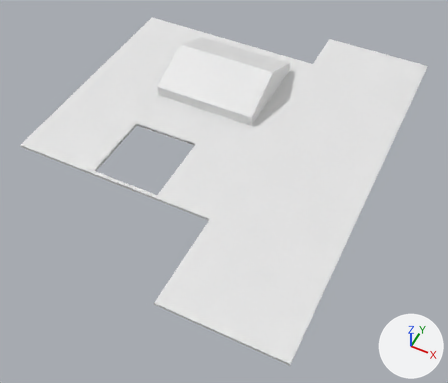
The Blender file Game 2/Assets/Blender Imports/CeilingWVault.blend: old version first, new version second.
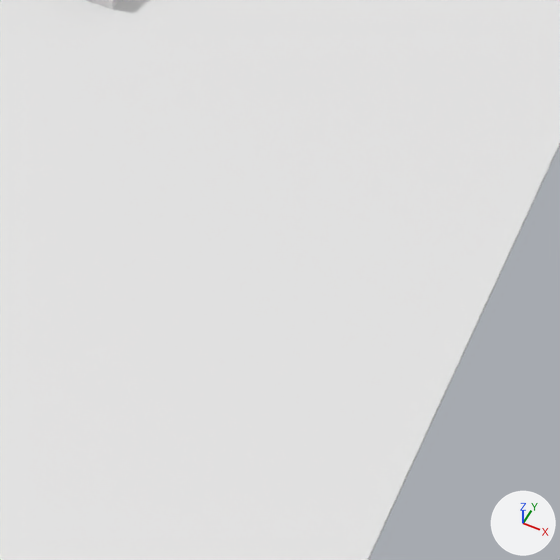
There are two pictures of each version: one whole from a camera (50 mm lens) standing at (36.6, -48.9, 51.1) and looking at (17.4, -10.4, 3.0), one close up on the part from 49% to 85% of the width and 32% to 75% of the height. The lights are fixed; the arrows at lower right show +X, +Y and +Z. The first two pictures are the older version.

Objects in the first close-up: 'CeilingForLoft'.
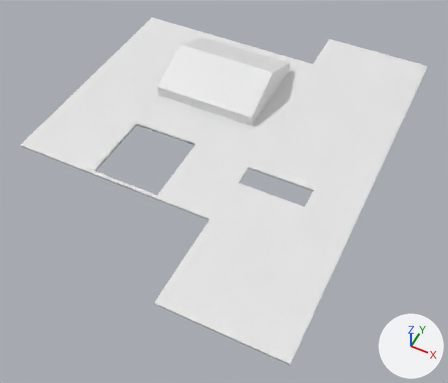
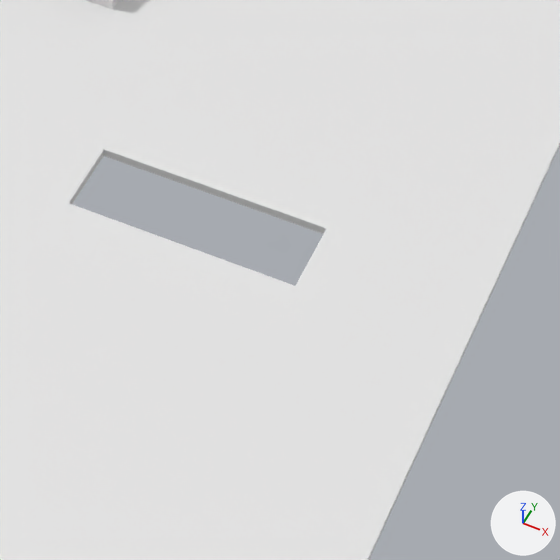
Changed parts and their boxes (x1, y1, x2, y2) in the close-ups (560 x 560 px):
part 1 of me_plane_002, cut back: (0, 35, 550, 494) in both

The change, as a diff of the scene's bpy script:
```diff
--- a/Game 2/Assets/Blender Imports/CeilingWVault.blend.py
+++ b/Game 2/Assets/Blender Imports/CeilingWVault.blend.py
@@ me_plane_002 @@
 # used by ob_ceilingforloft; location = (10.86, 0.96, 6.43); rotation_euler = (1.571, 0.0, 0.0), in degrees (90, 0, 0)
 # verts and faces of me_plane_002; kept vertices keep their numbers, new ones are numbered from 80
 # before: 1 (8.2, 0.0, 17.7), 12 (20.4, 0.0, 17.7) at pixel (397, 494), 21 (8.2, -0.3, 17.7), 32 (20.4, -0.3, 17.7) at pixel (396, 500), 55 (8.2, 0.0, 4.8) at pixel (165, 35)
 # before: 58 (20.4, 0.0, 4.8) at pixel (550, 163), 62 (8.2, -0.3, 4.8), 65 (20.4, -0.3, 4.8) at pixel (548, 170)
-me_plane_002.from_pydata(...)  # 80 vertices, 64 faces; spans x -13.8..20.4, y -0.3..3.4, z -14.3..27.8
+me_plane_002.from_pydata(...)  # 88 vertices, 70 faces; spans x -13.8..20.4, y -0.3..3.4, z -14.3..27.8
+# me_plane_002 part 1
+delete_faces([(1, 12, 58, 55), (21, 62, 65, 32)])
+verts[80] = (8.6, 0.0, 12.4)  # pixel (68, 203)
+verts[81] = (8.6, 0.0, 10.0)  # pixel (104, 149)
+verts[82] = (8.6, -0.3, 12.4)
+verts[83] = (8.6, -0.3, 10.0)  # pixel (103, 155)
+for new, old in zip([*range(84, 88)], [*range(80, 84)]): verts[new] = verts[old] + (6.9, 0.0, 0.0)
+faces += [(1, 80, 81, 55), (1, 12, 58, 55, 81, 85, 84, 80), (21, 62, 83, 82), (21, 82, 86, 87, 83, 62, 65, 32), (80, 82, 83, 81), (81, 83, 87, 85)]
+faces += [(84, 85, 87, 86), (80, 84, 86, 82)]
 me_plane_002.materials.append(mat_material_001)
```
